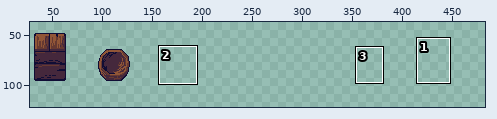
One commit to this pixel-art file: assets/pres/props.aseprite. The picture above shows the old version from afar; the outline marks the close-up.
Close-up. The starting point:
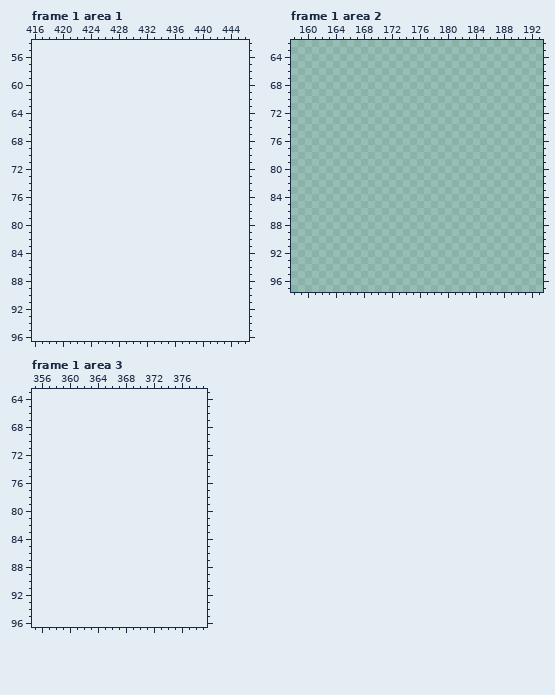
224x128 pixels, 1 frame. Pixels under 10% opacity are left out. Colours within 5 levels of each other are drawn and written as one. Shown: frame 1 area 1: x 416..446, y 54..96; frame 1 area 2: x 158..193, y 62..97; frame 1 area 3: x 355..379, y 63..96. The old version is drawn lined up with the new one, on the new canvas. The wide view leaves out empty margins. The commit also changed other frames or places, which this record leaves out.
The result:
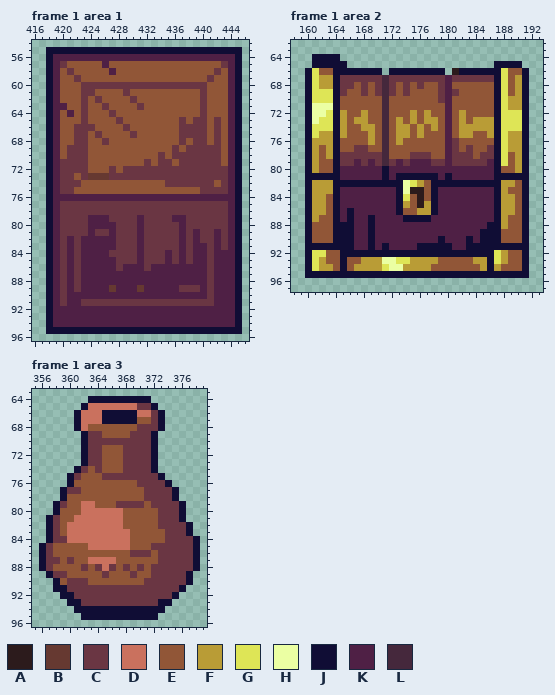
Palette (. is transparent): A #2c1b1c  B #663931  C #6a3643  D #ca715e  E #915637  F #b99c36  G #dee556  H #ebffa3  J #100d35  K #4f2045  L #45283c
The edit:
canvas 224x128 -> 576x128
--- frame 1 area 1
@@ x 416..446 @@
 54 ...............................
-55 ...............................
-56 ...............................
-57 ...............................
-58 ...............................
-59 ...............................
-60 ...............................
-61 ...............................
-62 ...............................
-63 ...............................
-64 ...............................
-65 ...............................
-66 ...............................
-67 ...............................
-68 ...............................
-69 ...............................
-70 ...............................
-71 ...............................
-72 ...............................
-73 ...............................
-74 ...............................
-75 ...............................
-76 ...............................
-77 ...............................
-78 ...............................
-79 ...............................
-80 ...............................
-81 ...............................
-82 ...............................
-83 ...............................
-84 ...............................
-85 ...............................
-86 ...............................
-87 ...............................
-88 ...............................
-89 ...............................
-90 ...............................
-91 ...............................
-92 ...............................
-93 ...............................
-94 ...............................
-95 ...............................
+55 ..JJJJJJJJJJJJJJJJJJJJJJJJJJJJ.
+56 ..JKKKKKKKKKKKKKKKKKKKKKKKKKKJ.
+57 ..JKCEEEEEKEEEEEEEEEEEEEEEECKJ.
+58 ..JKECEEEEEKEEEEEEEEEEEEEECEKJ.
+59 ..JKEECEEEEEEEEEEEEEEEEEECEEKJ.
+60 ..JKEEECCCCCCCCCCCCCCCCCCEEEKJ.
+61 ..JKEEECCEEEECEEEEEEEEEECEEEKJ.
+62 ..JKEEECECEEEECEEEEEEEEECEEEKJ.
+63 ..JKKEECEECEEEECEEEEEEEECEEEKJ.
+64 ..JKEKECEEECEEEEEEEEEEEECEEEKJ.
+65 ..JKEEECEEEECEEEEEEEECECCECEKJ.
+66 ..JKEECCCEEEECEEEEEEECCCCECEKJ.
+67 ..JKEECCECEEEECEEEEEECCCCECEKJ.
+68 ..JKEECCEECEEEEEEEEEECECCECEKJ.
+69 ..JKECCCEEEEEEEEEEEECECCCCCEKJ.
+70 ..JKECCCEEEEEEEEEECECCCCCCCEKJ.
+71 ..JKCCCCEEEEEEEECECCECCCCCCEKJ.
+72 ..JKCCCCEEECECCCCCCCCCCCCCCCKJ.
+73 ..JKCCECBBBCCCCCCCCCCCCCCCCCKJ.
+74 ..JKCCCEEEEEEEEEEEECCCCCCCECKJ.
+75 ..JKCCEEEEEEEEEEEEEEEEEECCCCKJ.
+76 ..JKKKKKKKKKKKKKKKKKKKKKKKKKKJ.
+77 ..JKCCCCCCCCCCCCCCCCCCCCCCCCKJ.
+78 ..JKCCCCCCCCCCCCCCCCCCCCCCCCKJ.
+79 ..JKCCCCKKKCCCCKCCCCKKCCCCCCKJ.
+80 ..JKCCCCKKKKCCCKCCCCCKCCCCCCKJ.
+81 ..JKCCCCKCCKCCCKCCCCCKCKCCKCKJ.
+82 ..JKCKCKKKKKCCCKCCCCCKCKCCKCKJ.
+83 ..JKCKCKKKKKCCCKCCCCCKCKKCKCKJ.
+84 ..JKCKCKKKKCCCCKCCCKCKCKKCKKKJ.
+85 ..JKCKCKKKKKCCCKCCCKCKCKKCKKKJ.
+86 ..JKCKCKKKKKCKKKCKKKKKKKKCKKKJ.
+87 ..JKCKCKKKKKKKKKKKKKKKKKKCKKKJ.
+88 ..JKCKCKKKKKKKKKKKKKKKKKKCKKKJ.
+89 ..JKCKCKKKKBKKKBKKKKKCCCKCKKKJ.
+90 ..JKCKKKKKKKKKKKKKKKKKKKKCKKKJ.
+91 ..JKCKKCCCCCCCCCCCCCCCCCCCKKKJ.
+92 ..JKKKKKKKKKKKKKKKKKKKKKKKKKKJ.
+93 ..JKKKKKKKKKKKKKKKKKKKKKKKKKKJ.
+94 ..JKKKKKKKKKKKKKKKKKKKKKKKKKKJ.
+95 ..JJJJJJJJJJJJJJJJJJJJJJJJJJJJ.
 96 ...............................
--- frame 1 area 2
@@ x 158..193 @@
 63 ....................................
-64 ....................................
-65 ....................................
-66 ....................................
-67 ....................................
-68 ....................................
-69 ....................................
-70 ....................................
-71 ....................................
-72 ....................................
-73 ....................................
-74 ....................................
-75 ....................................
-76 ....................................
-77 ....................................
-78 ....................................
-79 ....................................
-80 ....................................
-81 ....................................
-82 ....................................
-83 ....................................
-84 ....................................
-85 ....................................
-86 ....................................
-87 ....................................
-88 ....................................
-89 ....................................
-90 ....................................
-91 ....................................
-92 ....................................
-93 ....................................
-94 ....................................
-95 ....................................
+64 ...JJJJ.............................
+65 ...JJJJJ.....................JJJJ...
+66 ..JGEEJJJJJJJ.JJJJJJJJ.AJJJJJJGEEJ..
+67 ..JGFFJCCCCCCLCCCCCCCCKCCCCCCJGEFJ..
+68 ..JGFFJCCECECLCECECEECKEEEEEEJGEFJ..
+69 ..JGGGJCEECECLCECEEEECKCEEEEEJGEFJ..
+70 ..JGGGJEEEEEELEEEEEEECKEEEEEEJGFFJ..
+71 ..JHHHJEEEEEELEEEEEEEEKEEEEEEJGFFJ..
+72 ..JHHGJFEEFEELEEEFEFEEKEFEEEEJGGGJ..
+73 ..JHGGJFEFFEELEFEFEFFEKEFEFFFJGGGJ..
+74 ..JGGGJFEEFFELEFFEFEFEKEFFFFFJGGGJ..
+75 ..JGFFJFEEEFELEFFEFEEEKEFFEEFJGFFJ..
+76 ..JFFFJEEEEFELEFEEEEEEKCEEEEEJGFFJ..
+77 ..JFEFJEECCEELEEEEEEEEKCECEECJGFFJ..
+78 ..JFEFJCCCCCCLEEECCCEEKCCCECCJGEFJ..
+79 ..JFEEJCCKCKCLCKCKKKCCKCCCCCKJGEFJ..
+80 ..JFEEJKKKKKKJKKKKKKKKKKKKKKKJEEFJ..
+81 ..JJJJJKKKKKKJKJJJJJJKJKKKKKKJJJJJ..
+82 ..JFFFJJJJJJJJJJHGFEJJJJJJJJJJFFEJ..
+83 ..JFFFJKKKKKKKKJHAAEJKKKKKKKKJFEEJ..
+84 ..JFFEJKKKKKKKKJGEAEJKKKKKKKKJFFEJ..
+85 ..JFFEJKKKKKKKKJFEAFJKKKKKKKKJFFEJ..
+86 ..JFFEJKJKKKKKKJEEFFJKKKKKKKKJFFEJ..
+87 ..JFEEJKJKKJKKKKJJJJKKKKKKKKKJFEEJ..
+88 ..JEEEJJJKKJKKKKKKKKKKKKKKKKJJFEEJ..
+89 ..JEEEJJJKKJKKKKKKKKKKKKKKKJJJEEEJ..
+90 ..JEEEJJJKKJKKKKKKKKKJKKKJKJJJEEEJ..
+91 ..JJJJJJJKKJKJKKKKJJJJJKKJJJJJJJJJ..
+92 ..JGGEEJJJJJJJJJJJJJJJJJJJJJJGFEEJ..
+93 ..JGFEEJEEFFFHHGGFFFFEEEEEFFJGFEEJ..
+94 ..JGFFEJEFFFFGHHFFFFEEEEEEEFJFEEEJ..
+95 ..JJJJJJJJJJJJJJJJJJJJJJJJJJJJJJJJ..
 96 ....................................
--- frame 1 area 3
@@ x 355..379 @@
 63 .........................
-64 .........................
-65 .........................
-66 .........................
-67 .........................
-68 .........................
-69 .........................
-70 .........................
-71 .........................
-72 .........................
-73 .........................
-74 .........................
-75 .........................
-76 .........................
-77 .........................
-78 .........................
-79 .........................
-80 .........................
-81 .........................
-82 .........................
-83 .........................
-84 .........................
-85 .........................
-86 .........................
-87 .........................
-88 .........................
-89 .........................
-90 .........................
-91 .........................
-92 .........................
-93 .........................
-94 .........................
-95 .........................
+64 ........JJJJJJJJJ........
+65 .......JDDDDDDDCCJ.......
+66 ......JDDDJJJJJDDCJ......
+67 ......JDDDJJJJJEECJ......
+68 ......JDEEEEEEECCCJ......
+69 .......JCCEEEECCCJ.......
+70 .......JCCCCCCCCCJ.......
+71 .......JCCEEECCCCJ.......
+72 .......JCCEEECCCCJ.......
+73 .......JCCEEECCCCJ.......
+74 ......JCECEEECCCCJ.......
+75 .....JCEEECCCCCCCCJ......
+76 .....JEEEEEEEEECCCCJ.....
+77 ....JCCEEEEEEEEECCCCJ....
+78 ....JEEEEEEEEEEECCCCJ....
+79 ...JCEEDDEEECCCCECCCCJ...
+80 ...JEEEDDDDDDEEEEECCCJ...
+81 ..JCEEDDDDDDDEEEEECCCJ...
+82 ..JCEDDDDDDDDEEEEECCCCJ..
+83 ..JCEDDDDDDDDDEEEEECCCJ..
+84 ..JCCDDDDDDDDDEEEEECCCCJ.
+85 .JCEEEEEDDDDDDEEECCCCCCJ.
+86 .JCEEEEEEEEEEECCCECCCCCJ.
+87 .JCCECEEDDDDEEEEEECCCCCJ.
+88 .JCEEEECECDCECECECCCCCCJ.
+89 ..JCCEEEEECEEECEECCCCCJ..
+90 ...JECCCEEEEEEEECCCCCCJ..
+91 ...JJCCCCCCCCCCCCCCCCJ...
+92 ....JJCCCCCCCCCCCCCCJ....
+93 .....JJCCCCCCCCCCCJJ.....
+94 ......JJJJJJJJJJJJJ......
+95 .......JJJJJJJJJJJ.......
 96 .........................
Changed places in both close-ups, as pixel boxes (x1, y1, x2, y2):
added: (46, 47, 242, 334)
added: (305, 54, 529, 278)
added: (39, 396, 200, 620)
